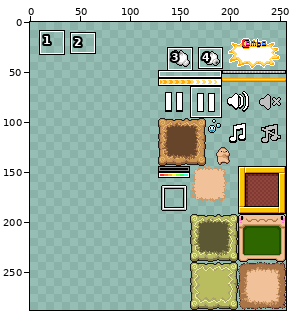
Sprite sheet -- happydash.gmx/sprites/images/spriteHud_0.png. Above, an overview of the earlier version with the close-up marked.
Close-up. Old version:
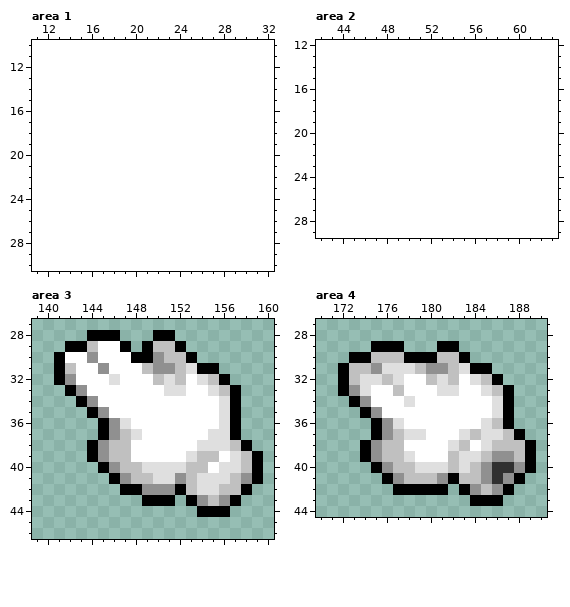
The file is 128x288 pixels. Shown: area 1: x 11..32, y 10..30; area 2: x 42..63, y 12..29; area 3: x 139..160, y 27..46; area 4: x 170..190, y 27..44. The old version is drawn lined up with the new one, on the new canvas. The commit also changed other parts of the picture, which this record leaves out.
The result:
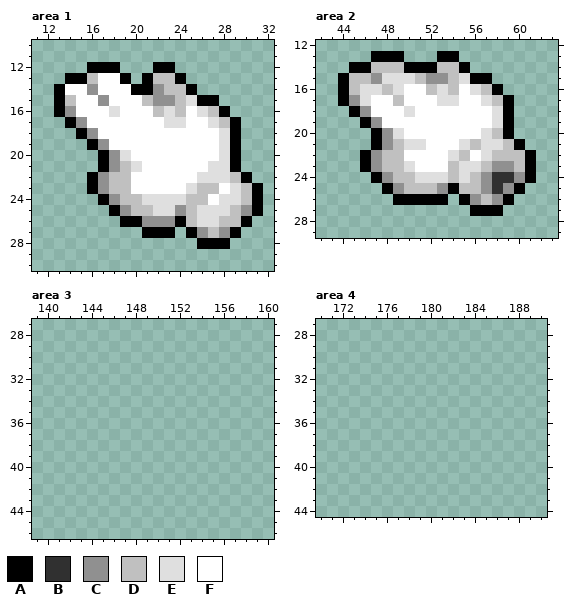
Palette (. is transparent): A #000000  B #303030  C #909090  D #c0c0c0  E #dfdfdf  F #ffffff
The exact change:
canvas 128x288 -> 256x288, the old top-left corner now at 128,16 (the part of the old canvas that was cut away was empty and is not shown)
Changed rows in their new state; - is an unchanged pixel.
Area 1:
first column x 13:
12 ---AAA---AA--------
13 -AADFFA-ADDA-------
14 AFFCFFFAACDDA------
15 ADFFCFFFDCCDEAA----
16 ACFFFEFFFDEDFEDA---
17 -ACFFFFFFFEEFFEDA--
18 --ACFFFFFFFFFFFEA--
19 ---ACFFFFFFFFFFEA--
20 ----ACEFFFFFFFFEA--
21 ----ACDEFFFFFFEEA--
22 ---ACDDFFFFFFEEEDA-
23 ---ACDDFFFFFEDDFEDA
24 ----ACDDEEEEDDFEEDA
25 -----ACDDEECDEEEDCA
26 ------AACCCADEEDDA-
27 --------AAA-ACDCA--
28 -------------AAA---
Area 2:
first column x 44:
13 ---AAA---AA-------
14 -AADDDAAADDA------
15 ADDCEEEDCCDEAA----
16 ADEEDEFFDEDFEDA---
17 ACEFFDFFFEEFFEDA--
18 -ACFFFEFFFFFFFEA--
19 --ACFFFFFFFFFFEA--
20 ---ACEFFFFFFFEDA--
21 ---ACDEEFFFEDEEDA-
22 --ACDDFFFFEDFEDDDA
23 --ACDDEFFFDEEDCCDA
24 ---ACDDEEEDEDCBBCA
25 ----ACDDDCADDCBCA-
26 -----AAAAA-ACDCA--
27 ------------AAA---
Area 3:
first column x 141:
28 ---...---..--------
29 -......-....-------
30 .............------
31 ...............----
32 ................---
33 -................--
34 --...............--
35 ---..............--
36 ----.............--
37 ----.............--
38 ---...............-
39 ---................
40 ----...............
41 -----..............
42 ------............-
43 --------...-.....--
44 -------------...---
Area 4:
first column x 172:
29 ---...---..-------
30 -...........------
31 ..............----
32 ...............---
33 ................--
34 -...............--
35 --..............--
36 ---.............--
37 ---..............-
38 --................
39 --................
40 ---...............
41 ----.............-
42 -----.....-.....--
43 ------------...---
